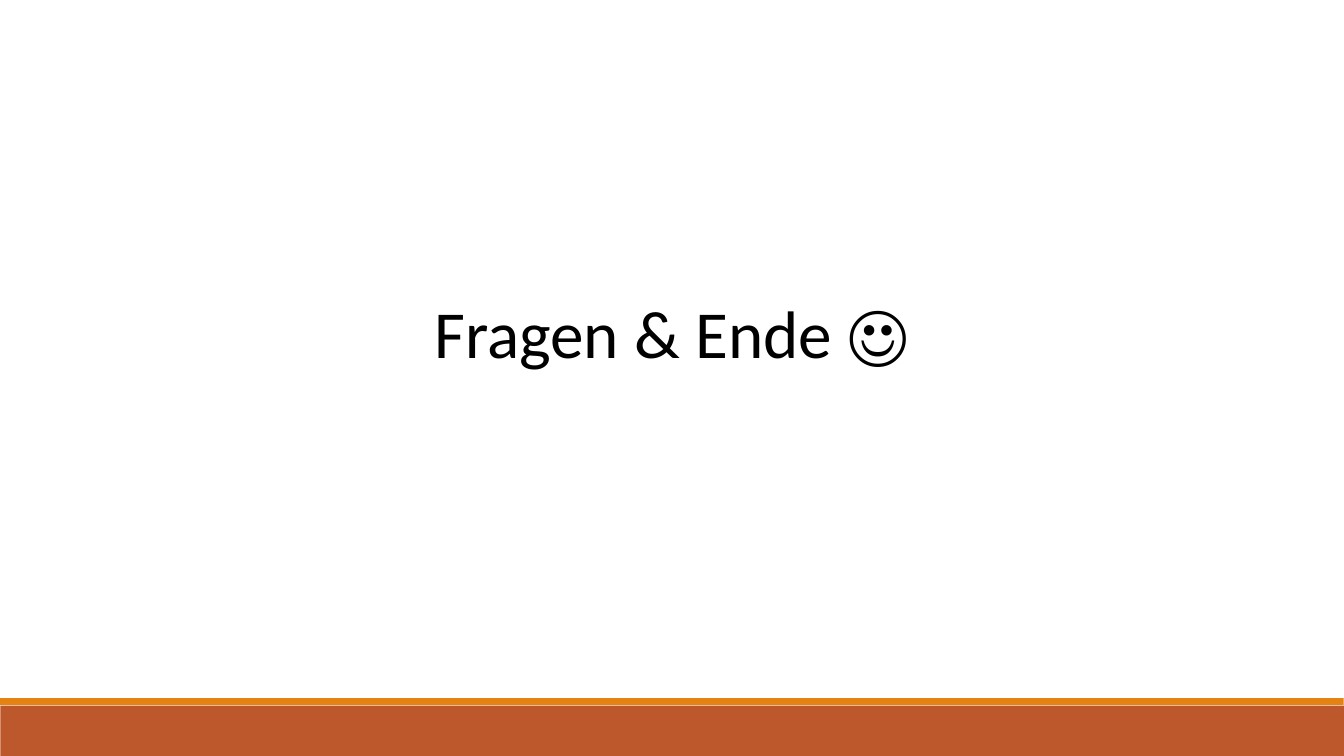
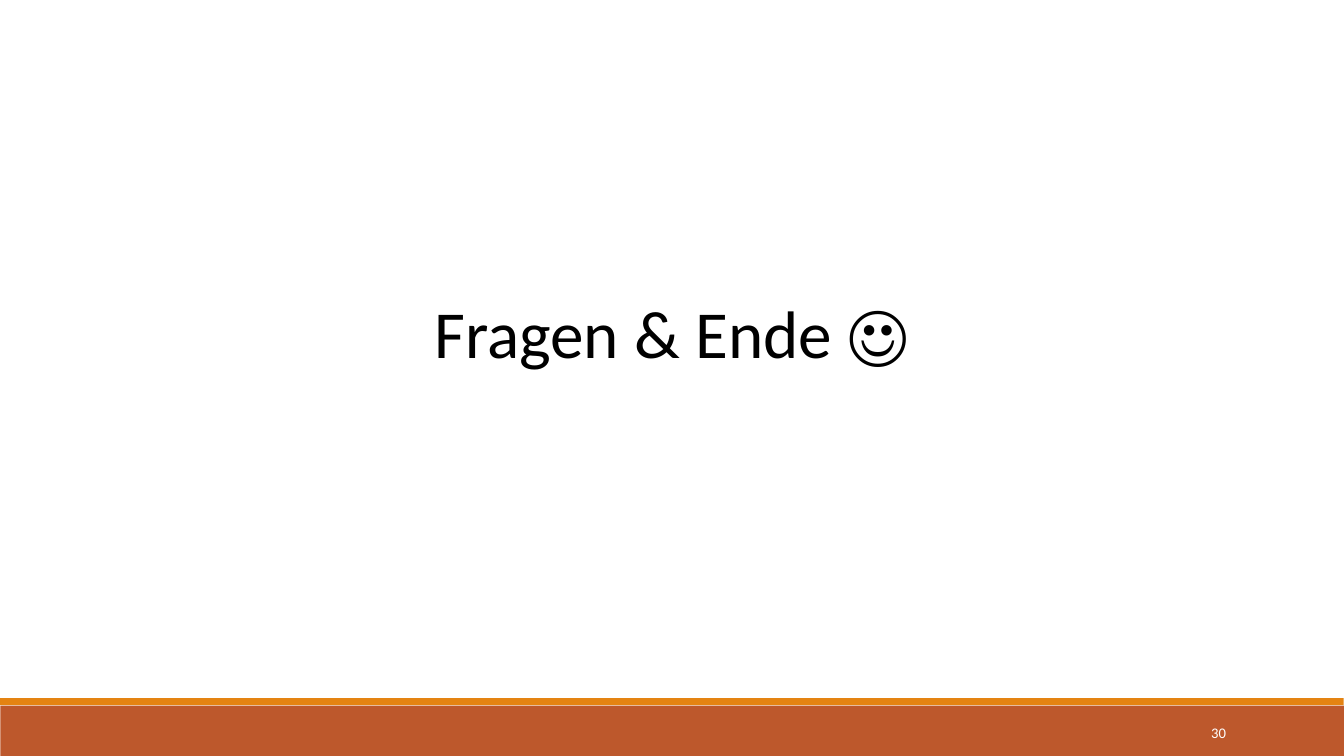
Before and after one commit to Voxen4/Planetarium, a slide deck: slide 30 of Simulation des Sonnensytem.pptx. Drawn at 1344x756 pixels with LibreOffice and Linux fonts; fonts in the diff are those of the drawing. Boxes give left, top, right and bottom in pixels: in the first picture for what was removed or moved away, otherwise in the second. Text is boxed around its words. In the diff, an @@ line names an element or a change of style, - is before the commit and + after.

```diff
--- a/Simulation des Sonnensytem.pptx
+++ b/Simulation des Sonnensytem.pptx
@@ page number added at [1211,728,1226,738], 10.5 pt, text #FFFFFF @@
+30
```
Also in this commit, not shown: 29 other slides changed, 2 other files.
